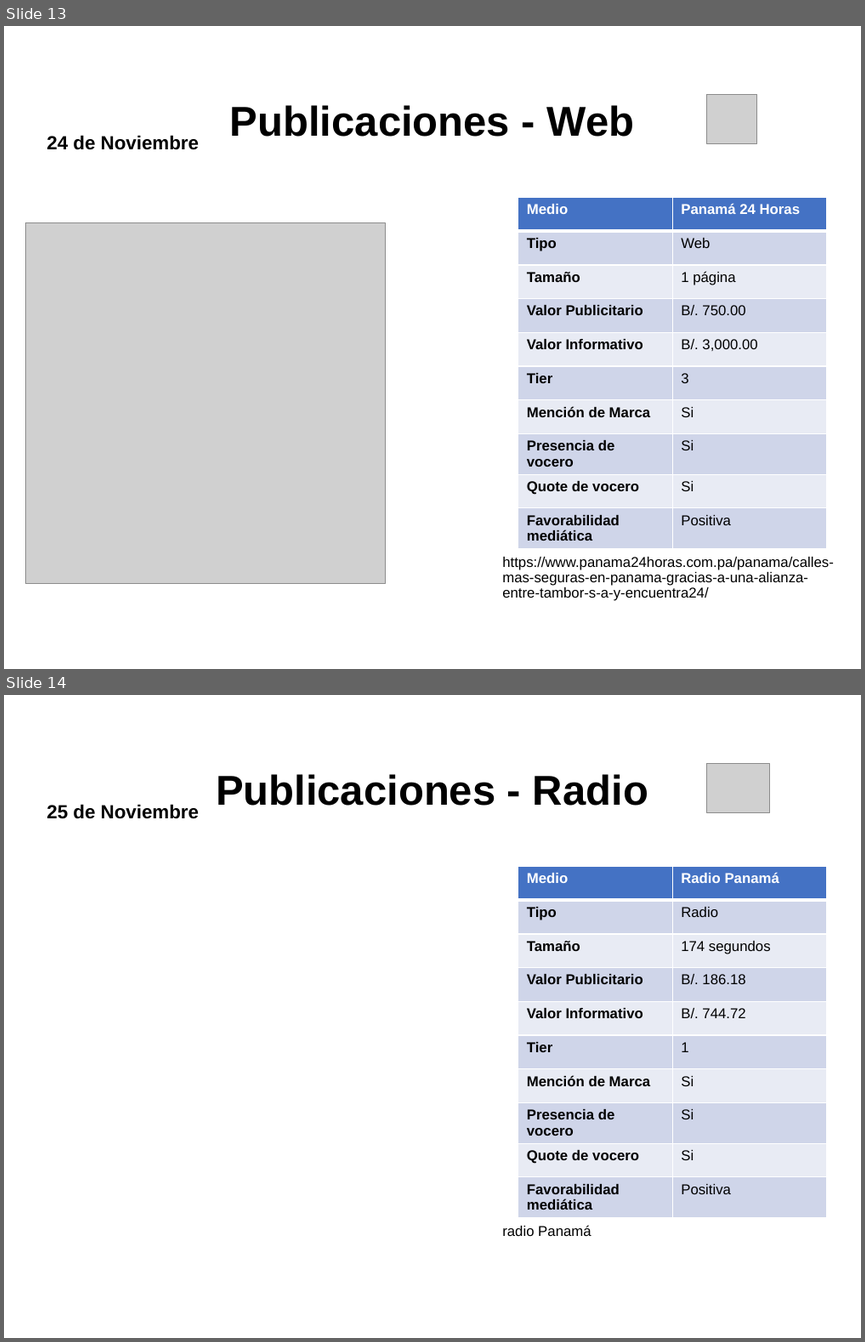
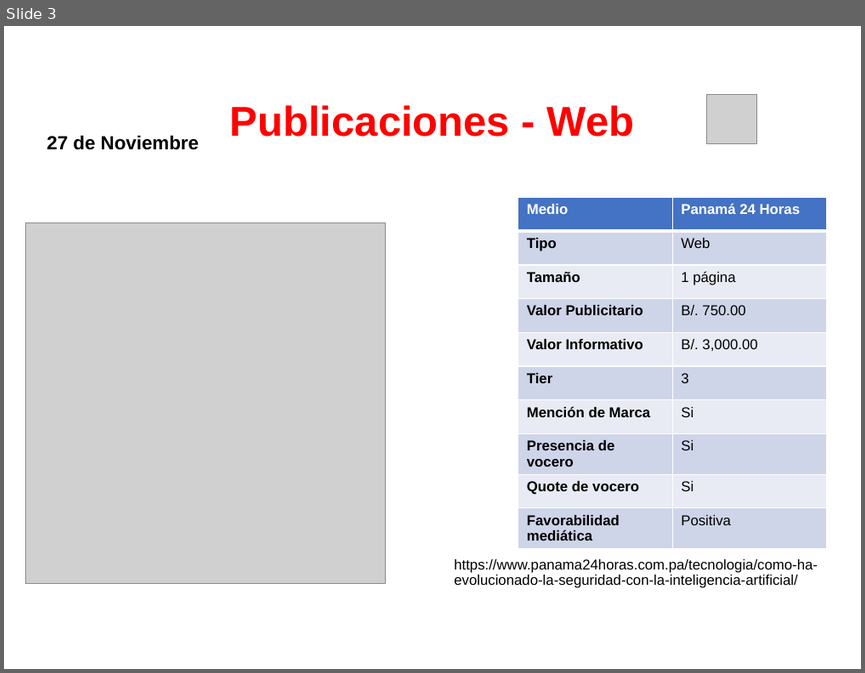
Before and after one commit to dgarci23/Report-Generator, a slide deck: Presentacion Terminada.pptx. Shown one above the other, each under a label of ours: slides 13 and 14 before the commit, slide 3 after it. The pictures are 865x1342 and 865x673 pixels, drawn with LibreOffice and Linux fonts; fonts in the diff are those of the drawing; grey boxes stand for pictures; background and template pictures are left out. Boxes give left, top, right and bottom in pixels: in the first picture for what was removed or moved away, otherwise in the second. Text is boxed around its words. In the diff, an @@ line names an element or a change of style, - is before the commit and + after.

```diff
--- a/Presentacion Terminada.pptx
+++ b/Presentacion Terminada.pptx
@@ slide 14 removed at box(4, 695, 861, 1338), background picture (left out) @@
@@ picture removed at box(707, 764, 770, 812) @@
@@ title removed at box(216, 774, 648, 805) @@
-Publicaciones - Radio
@@ text removed at box(46, 804, 199, 819) @@
-25 de Noviembre
@@ table removed at box(518, 867, 827, 1213), 10 rows, 2 columns @@
-Medio | Radio Panamá
-Tipo | Radio
-Tamaño | 174 segundos
-Valor Publicitario | B/. 186.18
-Valor Informativo | B/. 744.72
-Tier | 1
-Mención de Marca | Si
-Presencia de vocero | Si
-Quote de vocero | Si
-Favorabilidad mediática | Positiva
@@ text removed at box(502, 1225, 590, 1236) @@
-radio Panamá
@@ what was slide 13 is now slide 3 @@
@@ slide 3 changed as well @@
@@ title "Publicaciones - Web" at box(230, 105, 635, 136): text colour #000000 to #FF0000 @@
@@ text at box(46, 135, 199, 150): text changed @@
-24 de Noviembre
+27 de Noviembre
@@ text at box(454, 559, 817, 588): text changed @@
-https://www.panama24horas.com.pa/panama/calles-mas-seguras-en-panama-gracias-a-una-alianza-entre-tambor-s-a-y-encuentra24/
+https://www.panama24horas.com.pa/tecnologia/como-ha-evolucionado-la-seguridad-con-la-inteligencia-artificial/
```
Also in this commit, not shown: 7 other slides changed, 28 other slides removed, 2 other files.
